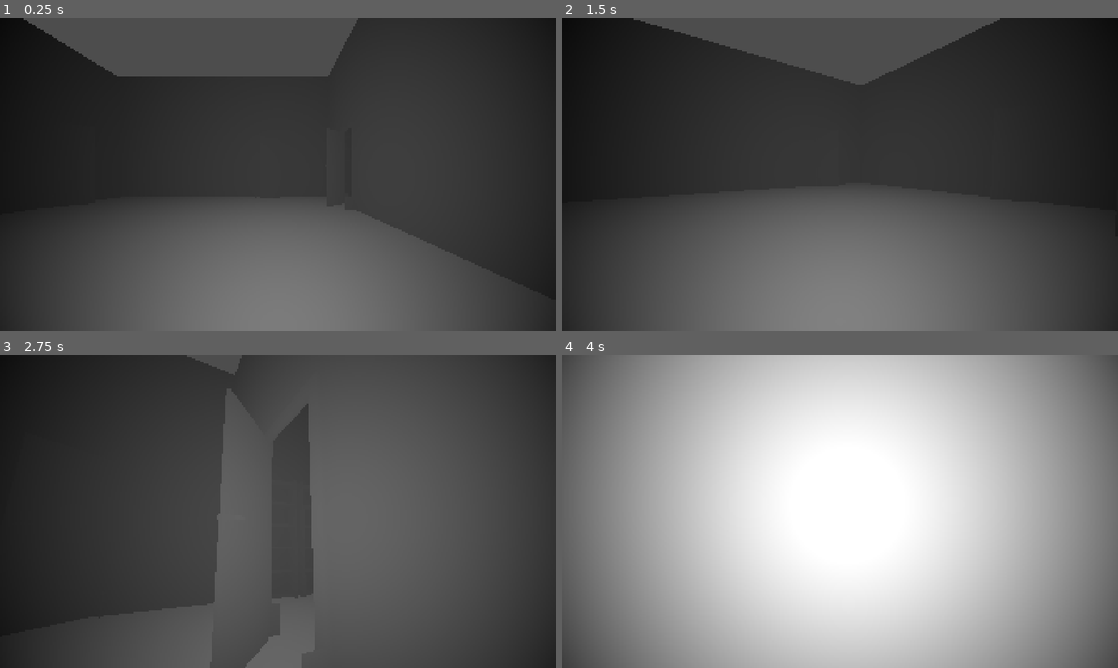
Above: before the commit, frames 1-4 (two rows, left to right).
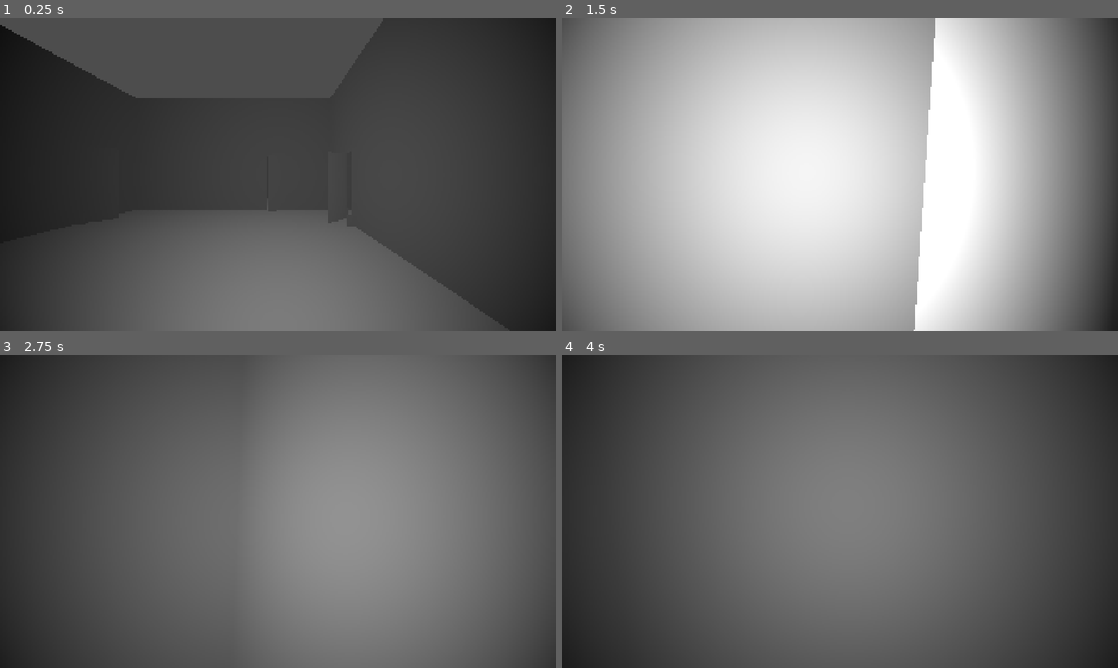
Above: after the commit, the same moments.

Repository: yuleedev/bandit-tails
Game: Godot game, scene res://Levels/main.tscn
Same seed, same stepped clock (60 frames per second), same inputs: the game is played once before the commit and once after it.
Inputs (mouse positions are in pixels of both pictures, inside the frame that each line leads up to):
- Up to frame 1 (0.25 s): no input
- Up to frame 2 (1.5 s): tap Enter at 0.5 s; move the mouse to (867, 174) at 0.52 s; hold W (up) from 0.53 s (still down); move the mouse to (812, 174) at 1.27 s
- Up to frame 3 (2.75 s): keep holding W (up); move the mouse to (289, 505) at 2.02 s
- Up to frame 4 (4 s): keep holding W (up); move the mouse to (834, 517) at 2.77 s; move the mouse to (878, 514) at 3.52 s

The runs differ from the first frame. In frame 1, 4.4% of the frame differs, in the area x 0-79%, y 0-85%; in frame 2, 98%; in frame 3, 75%; in frame 4, 100%, in the area x 0-100%, y 0-100%.

Commit message:
Tweak some settings

Diff:
--- a/Levels/main.tscn
+++ b/Levels/main.tscn
@@ -10,7 +10,7 @@
 [node name="Main" type="Node3D"]
 
 [node name="Map" parent="." instance=ExtResource("1_oj8hd")]
-transform = Transform3D(1, 0, 0, 0, 1, 0, 0, 0, 1, -0.416889, 1.19209e-07, 1.07849)
+transform = Transform3D(0.6, 0, 0, 0, 0.6, 0, 0, 0, 0.6, 0, 0, 0)
 
 [node name="Player" type="CharacterBody3D" parent="."]
 script = ExtResource("2_gnif3")
--- a/Scripts/Player/player.gd
+++ b/Scripts/Player/player.gd
@@ -17,7 +17,7 @@
 	if event is InputEventMouseMotion and Input.mouse_mode == Input.MOUSE_MODE_CAPTURED:
 		pivot.rotation.y -= event.relative.x * GM.options.MOUSE_SENSITIVITY
 		camera.rotation.x -= event.relative.y * GM.options.MOUSE_SENSITIVITY
-		camera.rotation.x = clamp(camera.rotation.x, -PI/2, PI/3)
+		camera.rotation.x = clamp(camera.rotation.x, -PI/3, PI/3)
 
 func _process(delta: float) -> void:
 	input_dir = Input.get_vector("left", "right", "up", "down")
